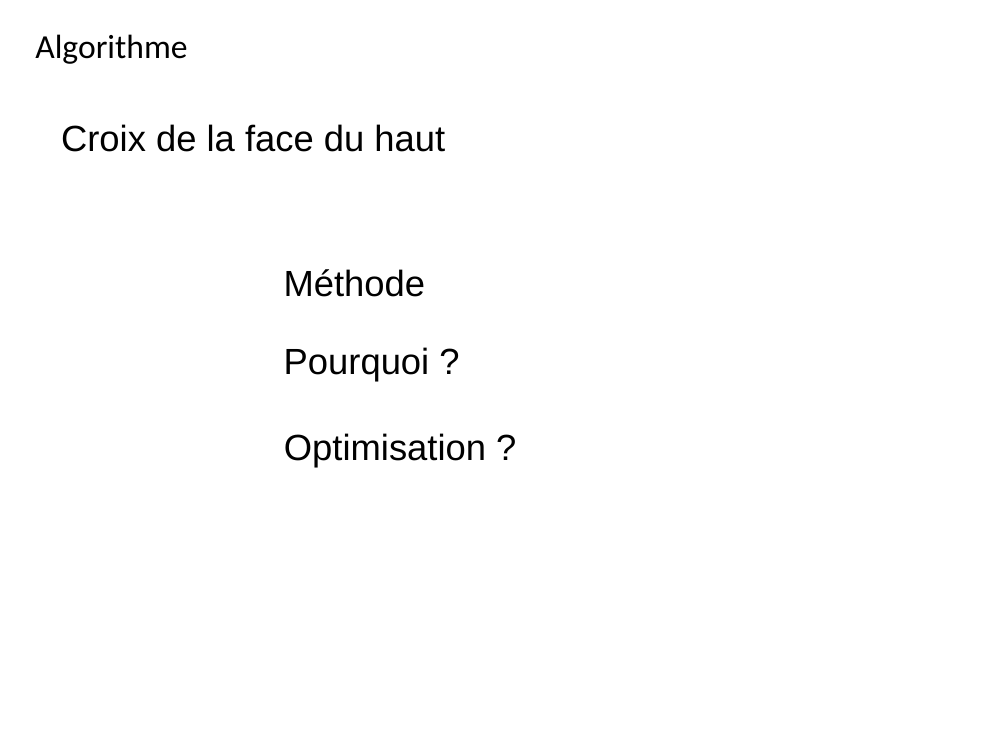
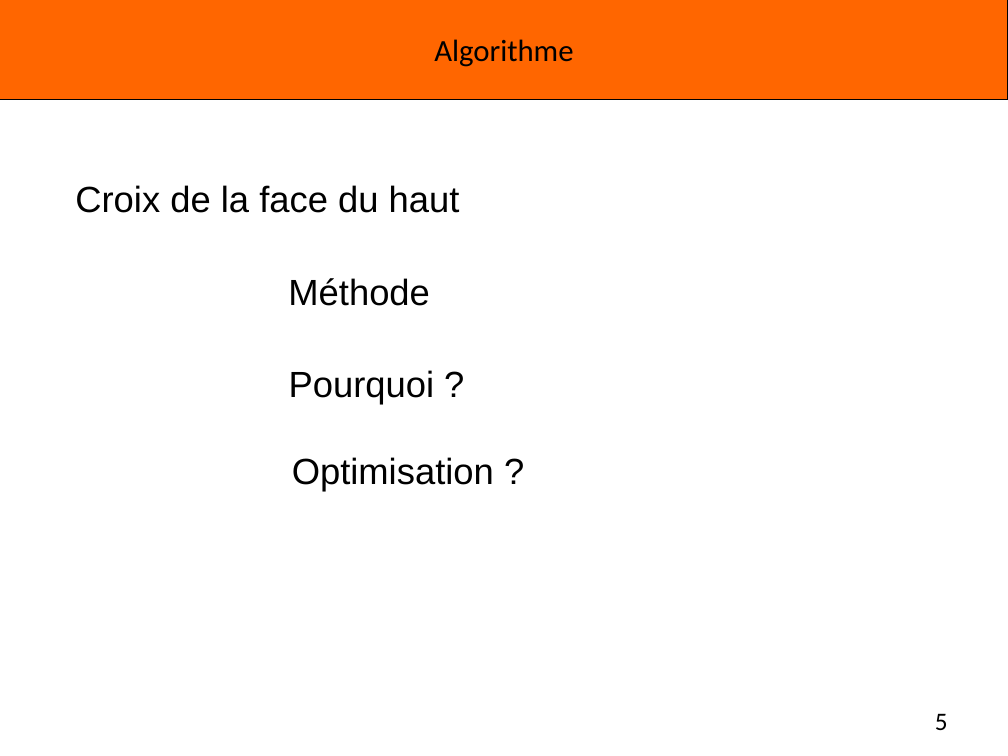
Before and after one commit to Miaxos/Polux, a slide deck: slide 5 of diapo_Presentation_poqb_soutenance_vendredi_15_janvier_2016.odp. Drawn at 1008x756 pixels with LibreOffice and Linux fonts; fonts in the diff are those of the drawing; background and template pictures are left out. Boxes give left, top, right and bottom in pixels: in the first picture for what was removed or moved away, otherwise in the second. Text is boxed around its words. In the diff, an @@ line names an element or a change of style, - is before the commit and + after.

```diff
--- a/diapo_Presentation_poqb_soutenance_vendredi_15_janvier_2016.odp
+++ b/diapo_Presentation_poqb_soutenance_vendredi_15_janvier_2016.odp
@@ text "Algorithme": place and size @@
-text "Algorithme" at [35, 34, 187, 64]
+text "Algorithme" at [434, 39, 573, 67]
@@ text "Algorithme" at [434, 39, 573, 67]: size 24 to 22 pt; alignment left to centre; less space between paragraphs; vertical alignment top to middle @@
@@ rectangle added at [0, 0, 1008, 99], fill #FF6600, outline #000000 0 pt @@
@@ text "Croix de la face du ...": place and size @@
-text "Croix de la face du ..." at [61, 124, 445, 152]
+text "Croix de la face du ..." at [75, 185, 460, 213]
@@ text "Méthode": place and size @@
-text "Méthode" at [284, 269, 426, 297]
+text "Méthode" at [288, 278, 430, 306]
@@ text "Pourquoi ?": place and size @@
-text "Pourquoi ?" at [284, 347, 430, 382]
+text "Pourquoi ?" at [289, 370, 435, 405]
@@ text "Optimisation ?": place and size @@
-text "Optimisation ?" at [284, 433, 486, 467]
+text "Optimisation ?" at [292, 457, 494, 492]
@@ page number added at [935, 713, 948, 730], 18 pt, text #000000 @@
+5
```
Also in this commit, not shown: 10 other slides changed, 4 slides added, 1 slide removed.
